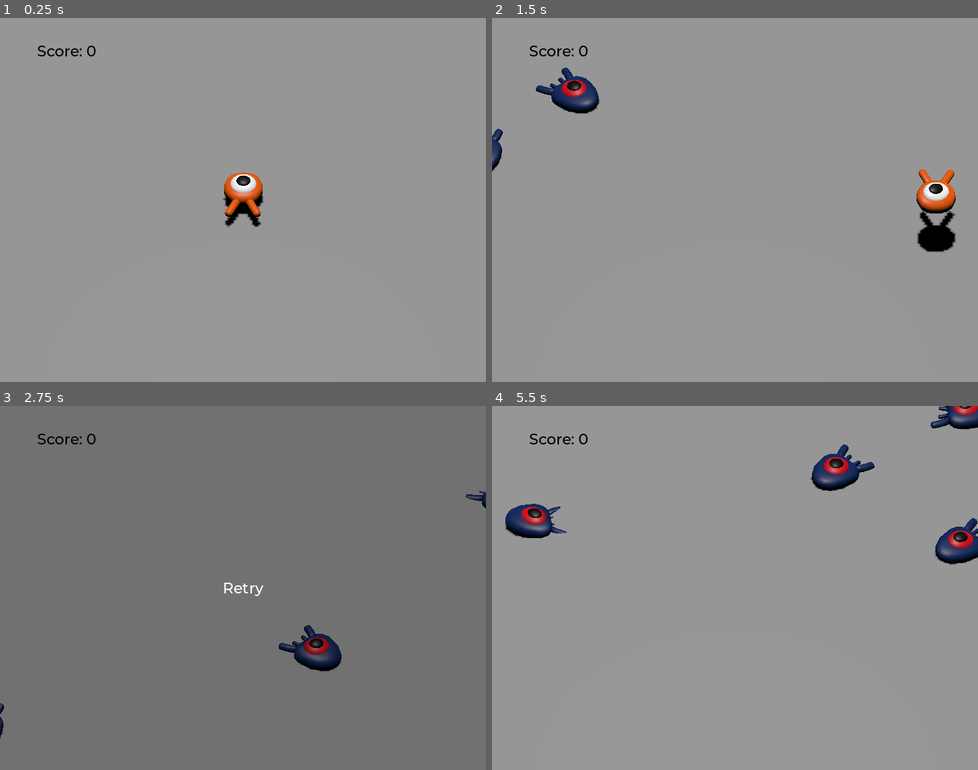
Above: before the commit, frames 1-4 (two rows, left to right).
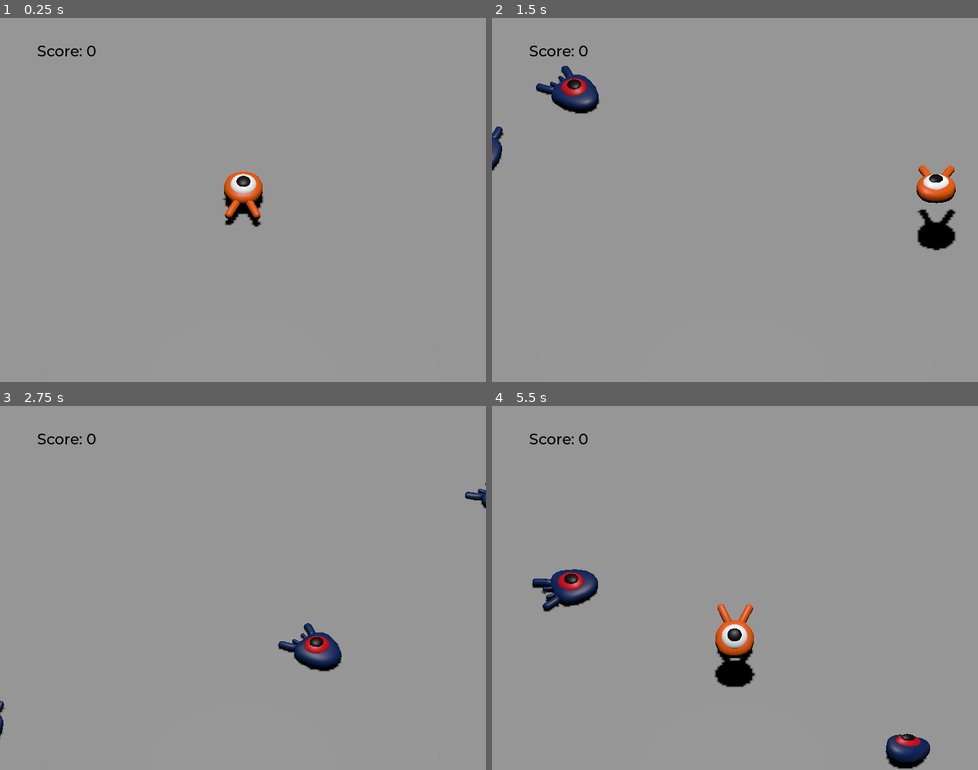
Above: after the commit, the same moments.

Repository: goshag45/squash-the-creeps
Game: Godot game, scene res://main.tscn
Two runs of this game, one before a commit and one after it. Both use one fixed random seed, a clock stepped at 60 frames per second and the inputs below. The project has no main scene, so this scene is started directly.
Inputs:
- Up to frame 1 (0.25 s): no input
- Up to frame 2 (1.5 s): tap Enter (ui_accept) at 0.5 s; hold D (move_right) 0.53-1.28 s; hold Space (jump) 0.53-1.28 s; hold S (move_back) from 1.28 s (still down); tap Space (jump) at 1.35 s
- Up to frame 3 (2.75 s): tap Space (jump) at 1.52, 1.82 s; release S (move_back) at 2.03 s; hold D (move_right) from 2.03 s (still down); hold Space (jump) from 2.03 s (still down)
- Up to frame 4 (5.5 s): release D (move_right) at 2.78 s; release Space (jump) at 2.78 s; hold W (move_forward) 2.78-3.53 s; tap Space (jump) at 2.85, 3.02, 3.32, 4.35, 4.52, 4.82 s; hold Space (jump) 3.53-4.28 s; hold A (move_left) 3.53-5.03 s; hold S (move_back) from 5.03 s (still down); hold Space (jump) from 5.03 s (still down)

The runs differ from the first frame. In frame 1, 0.2% of the frame differs, in the area x 46-54%, y 42-58%; in frame 2, 1.3%; in frame 3, 99%, in the area x 0-100%, y 0-100%; in frame 4, 6.1%.

Commit message:
Character animation

Diff:
--- a/mob.gd
+++ b/mob.gd
@@ -5,6 +5,7 @@
 # Maximum speed of the mob in meters per second.
 @export var max_speed = 18
 
+# Emitted when the player jumped on the mob
 signal squashed
 
 func _physics_process(_delta):
@@ -27,9 +28,11 @@
 	# in order to move in the direction the mob is looking.
 	velocity = velocity.rotated(Vector3.UP, rotation.y)
 
+	$AnimationPlayer.speed_scale = random_speed / min_speed
+
 func _on_visible_on_screen_notifier_3d_screen_exited():
 	queue_free()
 
 func squash():
 	squashed.emit()
-	queue_free()
+	queue_free() # Destroy this node
--- a/mob.tscn
+++ b/mob.tscn
@@ -1,10 +1,44 @@
-[gd_scene load_steps=4 format=3 uid="uid://bxjm12j3d546r"]
+[gd_scene load_steps=6 format=3 uid="uid://bxjm12j3d546r"]
 
 [ext_resource type="PackedScene" uid="uid://m1g72gpbchj5" path="res://art/mob.glb" id="1_1nc34"]
 [ext_resource type="Script" path="res://mob.gd" id="1_yrd0i"]
 
 [sub_resource type="BoxShape3D" id="BoxShape3D_onisf"]
 size = Vector3(1.82476, 1.07056, 2.34081)
+
+[sub_resource type="Animation" id="Animation_37yfu"]
+resource_name = "float"
+length = 1.2
+loop_mode = 1
+tracks/0/type = "value"
+tracks/0/imported = false
+tracks/0/enabled = true
+tracks/0/path = NodePath("Pivot/Character:position")
+tracks/0/interp = 1
+tracks/0/loop_wrap = true
+tracks/0/keys = {
+"times": PackedFloat32Array(0.3, 0.7, 0.966667),
+"transitions": PackedFloat32Array(0.482968, 2.07053, 0.31864),
+"update": 0,
+"values": [Vector3(0, 0, 0), Vector3(0, 0.65, 0), Vector3(0, 0.35, 0)]
+}
+tracks/1/type = "value"
+tracks/1/imported = false
+tracks/1/enabled = true
+tracks/1/path = NodePath("Pivot/Character:rotation")
+tracks/1/interp = 1
+tracks/1/loop_wrap = true
+tracks/1/keys = {
+"times": PackedFloat32Array(0.1, 0.5, 0.966667),
+"transitions": PackedFloat32Array(0.482968, 0.435275, 1),
+"update": 0,
+"values": [Vector3(0, 0, 0), Vector3(0.139626, 0, 0), Vector3(-0.15708, 0, 0)]
+}
+
+[sub_resource type="AnimationLibrary" id="AnimationLibrary_v051d"]
+_data = {
+"float": SubResource("Animation_37yfu")
+}
 
 [node name="Mob" type="CharacterBody3D" groups=["mob"]]
 transform = Transform3D(1, 0, 0, 0, 1, 0, 0, 0, 1, 0, 0.361049, 0)
@@ -14,8 +48,8 @@
 
 [node name="Pivot" type="Node3D" parent="."]
 
-[node name="mob" parent="Pivot" groups=["mob"] instance=ExtResource("1_1nc34")]
-transform = Transform3D(1, 0, 0, 0, 1, 0, 0, 0, 1, 0, -0.0439603, 0)
+[node name="Character" parent="Pivot" groups=["mob"] instance=ExtResource("1_1nc34")]
+transform = Transform3D(1, 0, 0, 0, 0.99889, 0.0471065, 0, -0.0471065, 0.99889, 0, 0.0575266, 0)
 
 [node name="CollisionShape3D" type="CollisionShape3D" parent="."]
 transform = Transform3D(1, 0, 0, 0, 1, 0, 0, 0, 1, 0.0251884, 0.156616, 0.0475082)
@@ -25,4 +59,9 @@
 transform = Transform3D(1, 0, 0, 0, 1, 0, 0, 0, 1, 0, 0.277029, 0)
 aabb = AABB(-1.23161, -0.79242, -2, 2.46321, 1.58484, 4)
 
+[node name="AnimationPlayer" type="AnimationPlayer" parent="."]
+libraries = {
+"": SubResource("AnimationLibrary_v051d")
+}
+
 [connection signal="screen_exited" from="VisibleOnScreenNotifier3D" to="." method="_on_visible_on_screen_notifier_3d_screen_exited"]
--- a/player.gd
+++ b/player.gd
@@ -1,56 +1,68 @@
 extends CharacterBody3D
+
+signal hit
 
 # How fast the player moves in meters per second.
 @export var speed = 14
-# The downward acceleration when in the air, in meters per second squared.
+# The downward acceleration while in the air, in meters per second squared.
 @export var fall_acceleration = 75
-@export var jump_imuplse = 20
+# Vertical impulse applied to the character upon jumping in meters per second.
+@export var jump_impulse = 20
+# Vertical impulse applied to the character upon bouncing over a mob
+# in meters per second.
 @export var bounce_impulse = 16
 
 var target_velocity = Vector3.ZERO
 
-signal hit
 
 func _physics_process(delta):
+	# We create a local variable to store the input direction
 	var direction = Vector3.ZERO
 
+	# We check for each move input and update the direction accordingly
 	if Input.is_action_pressed("move_right"):
-		direction.x += 1
+		direction.x = direction.x + 1
 	if Input.is_action_pressed("move_left"):
-		direction.x -= 1
+		direction.x = direction.x - 1
 	if Input.is_action_pressed("move_back"):
-		direction.z += 1
+		# Notice how we are working with the vector's x and z axes.
+		# In 3D, the XZ plane is the ground plane.
+		direction.z = direction.z + 1
 	if Input.is_action_pressed("move_forward"):
-		direction.z -= 1
+		direction.z = direction.z - 1
 
+	# Prevent diagonal movement being very fast
 	if direction != Vector3.ZERO:
 		direction = direction.normalized()
-		$Pivot.basis = Basis.looking_at(direction)
+		$Pivot.look_at(position + direction,Vector3.UP)
+		$AnimationPlayer.speed_scale = 4
+	else:
+		$AnimationPlayer.speed_scale = 1
 
 	# Ground Velocity
 	target_velocity.x = direction.x * speed
 	target_velocity.z = direction.z * speed
 
 	# Vertical Velocity
-	if not is_on_floor(): # If in the air, fall towards the floor. Literally gravity
+	if not is_on_floor(): # If in the air, fall towards the floor
 		target_velocity.y = target_velocity.y - (fall_acceleration * delta)
 
-	if is_on_floor() and Input.is_action_pressed("jump"):
-		target_velocity.y += jump_imuplse
+	# Jumping.
+	if is_on_floor() and Input.is_action_just_pressed("jump"):
+		target_velocity.y = jump_impulse
 
 	# Iterate through all collisions that occurred this frame
+	# in C this would be for(int i = 0; i < collisions.Count; i++)
 	for index in range(get_slide_collision_count()):
 		# We get one of the collisions with the player
 		var collision = get_slide_collision(index)
 
 		# If the collision is with ground
 		if collision.get_collider() == null:
-			#print("no collision")
 			continue
 
 		# If the collider is with a mob
 		if collision.get_collider().is_in_group("mob"):
-			print("collision")
 			var mob = collision.get_collider()
 			# we check that we are hitting it from above.
 			if Vector3.UP.dot(collision.get_normal()) > 0.1:
@@ -64,9 +76,12 @@
 	velocity = target_velocity
 	move_and_slide()
 
+	$Pivot.rotation.x = PI / 6 * velocity.y / jump_impulse
+
+# And this function at the bottom.
 func die():
 	hit.emit()
 	queue_free()
 
-func _on_mob_detector_body_entered(body: Node3D) -> void:
+func _on_mob_detector_body_entered(body):
 	die()
--- a/player.tscn
+++ b/player.tscn
@@ -7,6 +7,68 @@
 radius = 0.8
 
 [sub_resource type="CylinderShape3D" id="CylinderShape3D_csnns"]
+
+[sub_resource type="Animation" id="Animation_77hff"]
+resource_name = "float"
+length = 1.2
+loop_mode = 1
+tracks/0/type = "value"
+tracks/0/imported = false
+tracks/0/enabled = true
+tracks/0/path = NodePath("Pivot/Character:position")
+tracks/0/interp = 1
+tracks/0/loop_wrap = true
+tracks/0/keys = {
+"times": PackedFloat32Array(0.3, 0.7, 0.966667),
+"transitions": PackedFloat32Array(0.482968, 2.07053, 0.31864),
+"update": 0,
+"values": [Vector3(0, 0, 0), Vector3(0, 0.65, 0), Vector3(0, 0.35, 0)]
+}
+tracks/1/type = "value"
+tracks/1/imported = false
+tracks/1/enabled = true
+tracks/1/path = NodePath("Pivot/Character:rotation")
+tracks/1/interp = 1
+tracks/1/loop_wrap = true
+tracks/1/keys = {
+"times": PackedFloat32Array(0.1, 0.5, 0.966667),
+"transitions": PackedFloat32Array(0.482968, 0.435275, 1),
+"update": 0,
+"values": [Vector3(0, 0, 0), Vector3(0.139626, 0, 0), Vector3(-0.15708, 0, 0)]
+}
+
+[sub_resource type="Animation" id="Animation_f0vt6"]
+length = 0.001
+tracks/0/type = "value"
+tracks/0/imported = false
+tracks/0/enabled = true
+tracks/0/path = NodePath("Pivot/Character:position")
+tracks/0/interp = 1
+tracks/0/loop_wrap = true
+tracks/0/keys = {
+"times": PackedFloat32Array(0),
+"transitions": PackedFloat32Array(1),
+"update": 0,
+"values": [Vector3(0, 0, 0)]
+}
+tracks/1/type = "value"
+tracks/1/imported = false
+tracks/1/enabled = true
+tracks/1/path = NodePath("Pivot/Character:rotation")
+tracks/1/interp = 1
+tracks/1/loop_wrap = true
+tracks/1/keys = {
+"times": PackedFloat32Array(0),
+"transitions": PackedFloat32Array(1),
+"update": 0,
+"values": [Vector3(0, 0, 0)]
+}
+
+[sub_resource type="AnimationLibrary" id="AnimationLibrary_hlbvf"]
+_data = {
+"RESET": SubResource("Animation_f0vt6"),
+"float": SubResource("Animation_77hff")
+}
 
 [node name="Player" type="CharacterBody3D"]
 transform = Transform3D(1, 0, 0, 0, 1, 0, 0, 0, 1, 0, 0.434842, 0)
@@ -29,4 +91,10 @@
 transform = Transform3D(2, 0, 0, 0, 0.2, 0, 0, 0, 2, 0, 0.0403152, 0)
 shape = SubResource("CylinderShape3D_csnns")
 
+[node name="AnimationPlayer" type="AnimationPlayer" parent="."]
+libraries = {
+"": SubResource("AnimationLibrary_hlbvf")
+}
+autoplay = "float"
+
 [connection signal="body_entered" from="MobDetector" to="." method="_on_mob_detector_body_entered"]
Not shown: 1 places in player.tscn that only renumber resources
